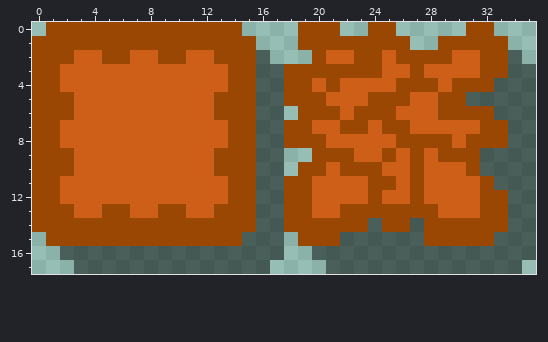
Edited in one commit: pixel-art sprite (res/rock.png). Above: the version before the commit.
The file is 36x18 pixels.
The same view after the edit:
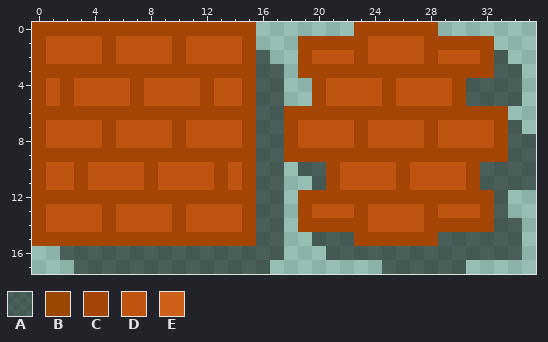
Palette (. is transparent): A #00000080  B #9b4704  C #a44506  D #be5410  E #cd5f18
Changes in this commit:
Changed rows in their new state; - is an unchanged pixel.
first column x 0:
 0 CCCCCCCCCCCCCCCC---...-CCCCCC--..---
 1 CDDDDCDDDDCDDDDC---CCCCCDDDDCCCCC.--
 2 CDDDDCDDDDCDDDDC---CDDDCDDDDCDDDCA.-
 3 CCCCCCCCCCCCCCCC--.CCCCCCCCCCCCCCA-.
 4 CDCDDDDCDDDDCDDC--..CDDDDCDDDDCAA--.
 5 CDCDDDDCDDDDCDDC--..CDDDDCDDDDC----.
 6 CCCCCCCCCCCCCCCC--CCCCCCCCCCCCCCCC..
 7 CDDDDCDDDDCDDDDC--CDDDDCDDDDCDDDDC-.
 8 CDDDDCDDDDCDDDDC--CDDDDCDDDDCDDDDC--
 9 CCCCCCCCCCCCCCCC--CCCCCCCCCCCCCCCC--
10 CDDCDDDDCDDDDCDC---AACDDDDCDDDDC----
11 CDDCDDDDCDDDDCDC--..ACDDDDCDDDDCA---
12 CCCCCCCCCCCCCCCC--.CCCCCCCCCCCCCCA..
13 CDDDDCDDDDCDDDDC--.CDDDCDDDDCDDDCA..
14 CDDDDCDDDDCDDDDC--.CCCCCDDDDCCCCCA-.
15 CCCCCCCCCCCCCCCC---.AA-CCCCCCAAAA--.
16 --------------------.--------------.
17 ---------------------....------....-
